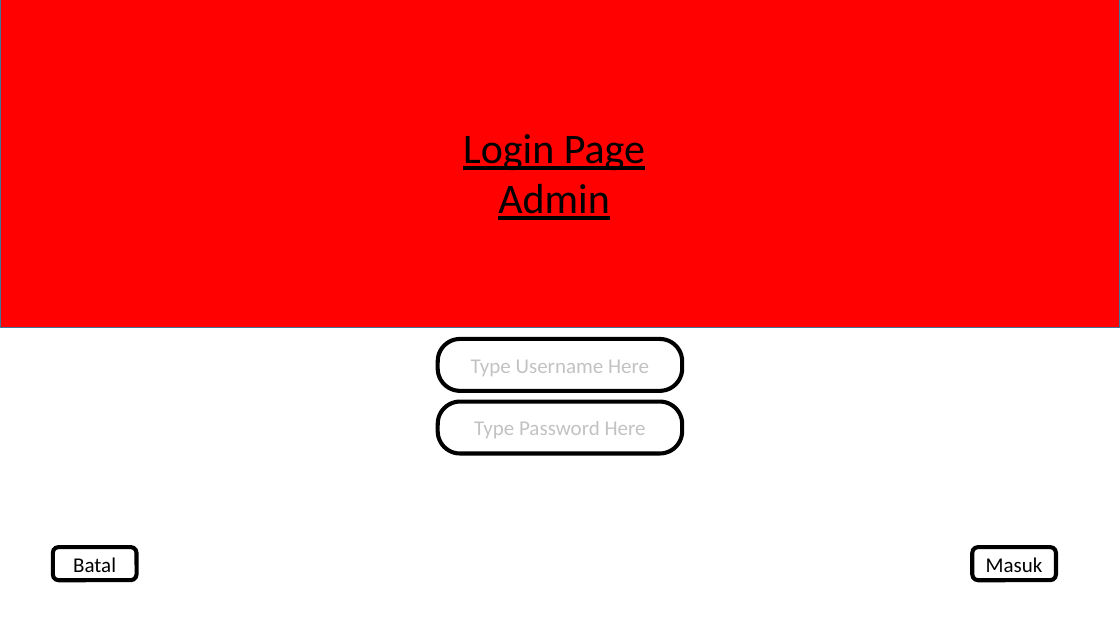
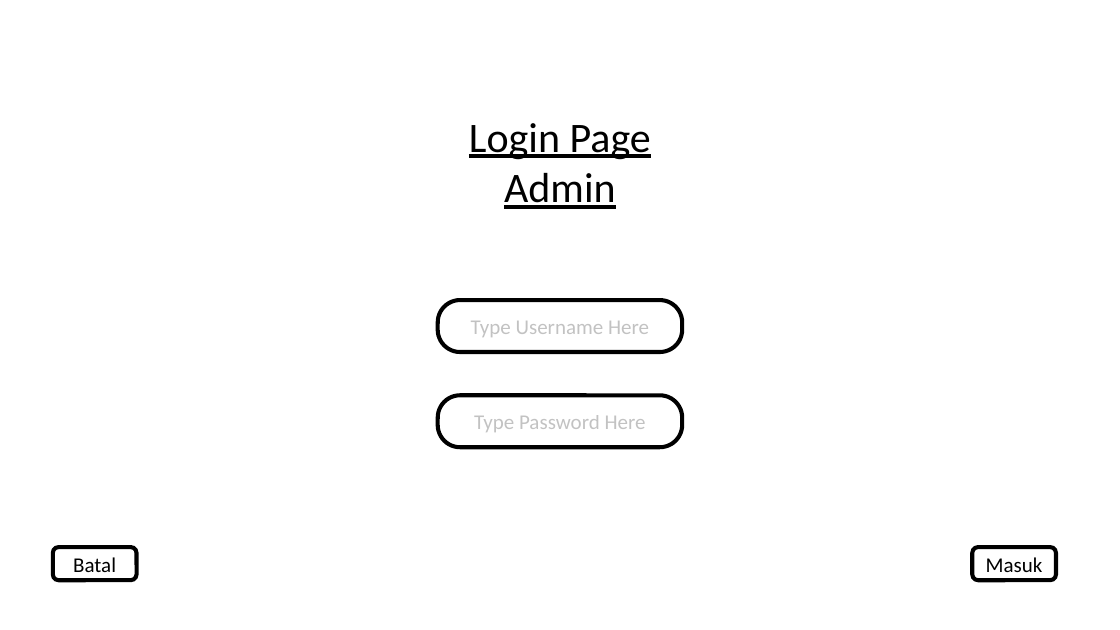
Before and after one commit to FikriAfri/ST16_BLOCKCHAIN, a slide deck: slide 1 of UI_LOGIN_ADMIN.pptx. Drawn at 1120x630 pixels with LibreOffice and Linux fonts; fonts in the diff are those of the drawing. Boxes give left, top, right and bottom in pixels: in the first picture for what was removed or moved away, otherwise in the second. Text is boxed around its words. In the diff, an @@ line names an element or a change of style, - is before the commit and + after.

Commit message:
Add files via upload
baru

```diff
--- a/UI_LOGIN_ADMIN.pptx
+++ b/UI_LOGIN_ADMIN.pptx
@@ snip same rect removed at (0, 0, 1120, 328) @@
@@ text "Login Page Admin": place and size @@
-text "Login Page Admin" at (463, 134, 645, 220)
+text "Login Page Admin" at (469, 123, 651, 209)
@@ rounded rectangle "Type Username Here" at (438, 300, 682, 352): fill #FFFFFF to none @@
@@ rounded rectangle "Type Username Here": place and size @@
-rounded rectangle "Type Username Here" at (438, 339, 682, 392)
+rounded rectangle "Type Username Here" at (438, 300, 682, 352)
@@ rounded rectangle "Type Password Here": place and size @@
-rounded rectangle "Type Password Here" at (438, 402, 682, 454)
+rounded rectangle "Type Password Here" at (438, 396, 682, 448)
@@ rounded rectangle "Type Password Here" at (438, 396, 682, 448): fill #FFFFFF to none @@
```
